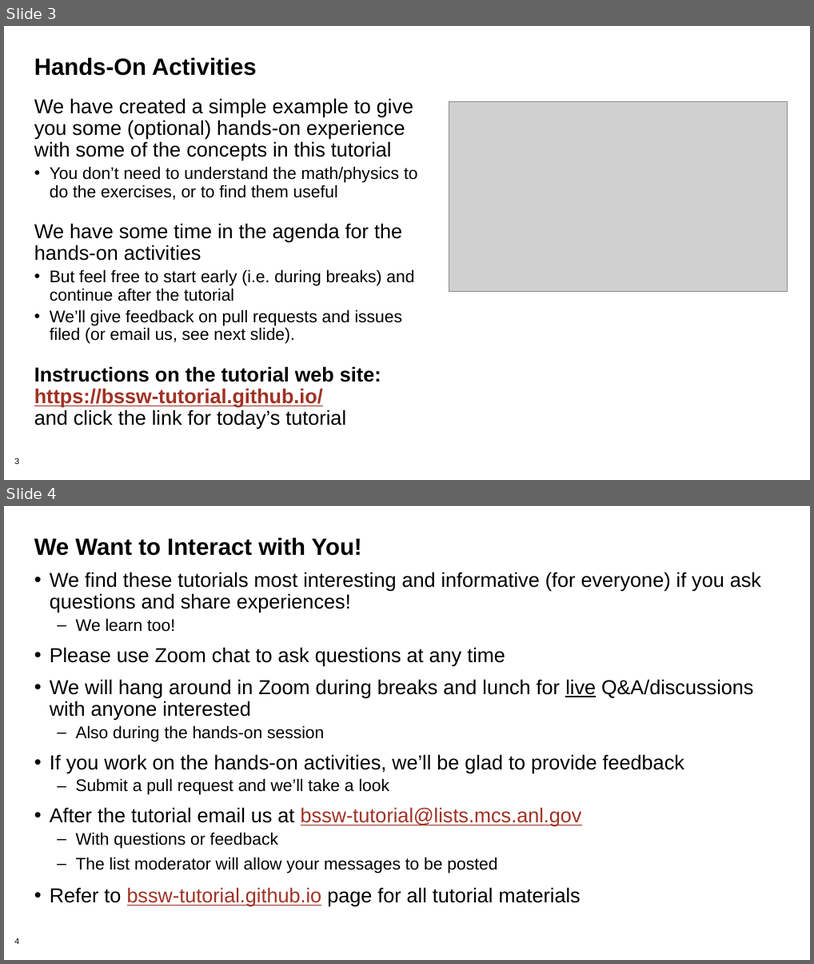
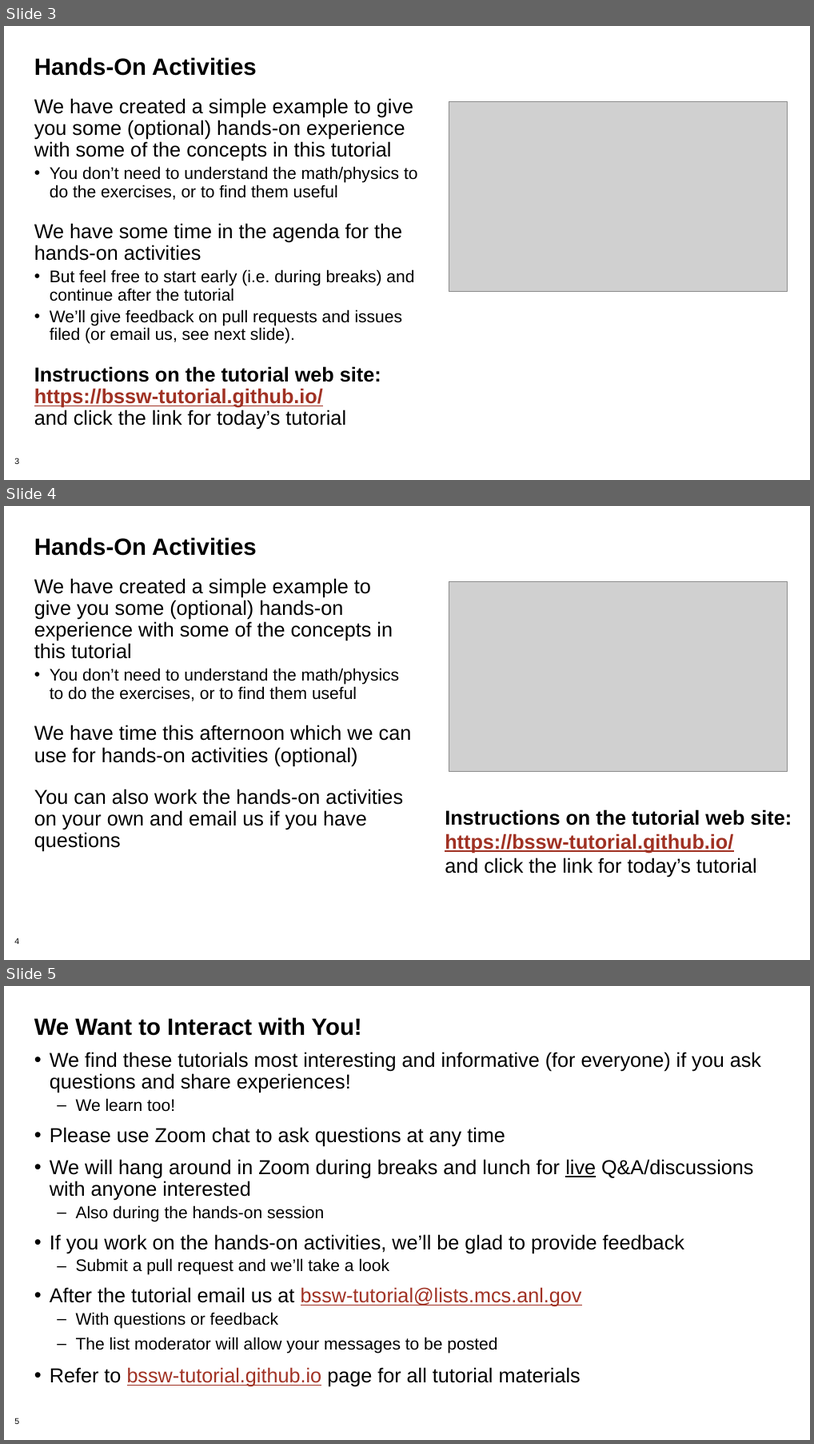
Before and after one commit to bssw-tutorial/presentations, a slide deck: intro-extra.pptx. Shown one above the other, each under a label of ours: slides 3 and 4 before the commit, slides 3, 4 and 5 after it. The pictures are 814x964 and 814x1444 pixels, drawn with LibreOffice and Linux fonts; fonts in the diff are those of the drawing; grey boxes stand for pictures; background and template pictures are left out. Boxes give left, top, right and bottom in pixels: in the first picture for what was removed or moved away, otherwise in the second. Text is boxed around its words. In the diff, an @@ line names an element or a change of style, - is before the commit and + after.

```diff
--- a/intro-extra.pptx
+++ b/intro-extra.pptx
@@ slide 4 added at <box>4,506,810,960</box>, background #FFFFFF; not listed: 1 template element that a slide beside it also shows @@
@@ title added at <box>34,537,257,556</box>, 28 pt, text #000000, bold @@
+Hands-On Activities
@@ text added at <box>34,578,412,852</box>, 24 pt, text #000000 @@
+We have created a simple example to give you some (optional) hands-on experience with some of the concepts in this tutorial
+• You don’t need to understand the math/physics to do the exercises, or to find them useful
+We have time this afternoon which we can use for hands-on activities (optional)
+You can also work the hands-on activities on your own and email us if you have questions
@@ picture added at <box>450,582,788,771</box> @@
@@ text added at <box>445,809,792,877</box>, 24 pt, text #000000, bold @@
+Instructions on the tutorial web site: https://bssw-tutorial.github.io/
+and click the link for today’s tutorial
@@ what was slide 4 is now slide 5 @@
@@ page number at <box>14,1417,19,1424</box>: text changed @@
-4
+5
```
Also in this commit, not shown: 1 other slide added, 6 other files.
